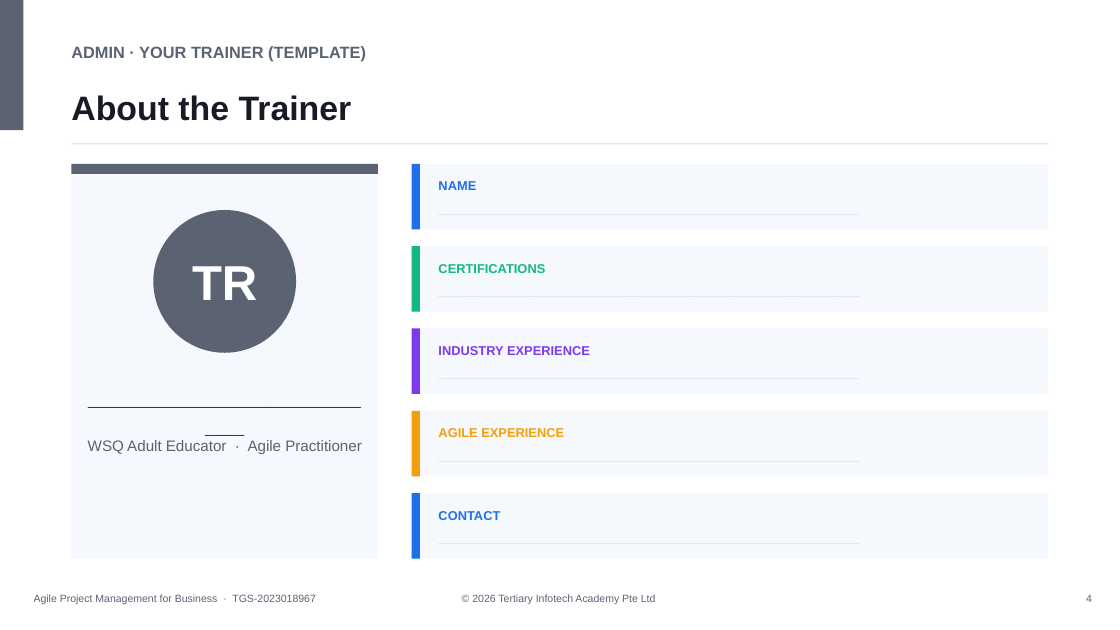
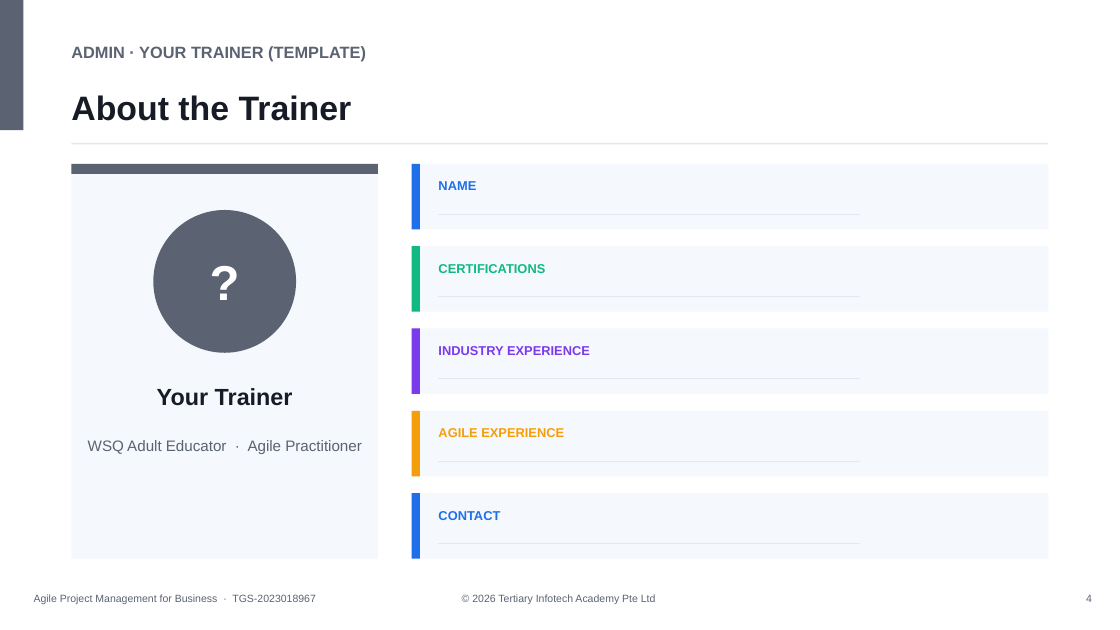
Before and after one commit to tertiarycourses/TGS-2023018967-Agile-Project-Management-for-Business, a slide deck: slide 4 of courseware/WSQ - Master Trainer Slides - Agile Project Management for Business - v9.0.pptx. Drawn at 1120x630 pixels with LibreOffice and Linux fonts; fonts in the diff are those of the drawing. Boxes give left, top, right and bottom in pixels: in the first picture for what was removed or moved away, otherwise in the second. Text is boxed around its words. In the diff, an @@ line names an element or a change of style, - is before the commit and + after.

```diff
--- a/courseware/WSQ - Master Trainer Slides - Agile Project Management for Business - v9.0.pptx
+++ b/courseware/WSQ - Master Trainer Slides - Agile Project Management for Business - v9.0.pptx
@@ text at (192, 266, 257, 300): text changed @@
-TR
+?
@@ text at (157, 388, 293, 406): text changed @@
-________________________
+Your Trainer
```
Also in this commit, not shown: 10 other files.
